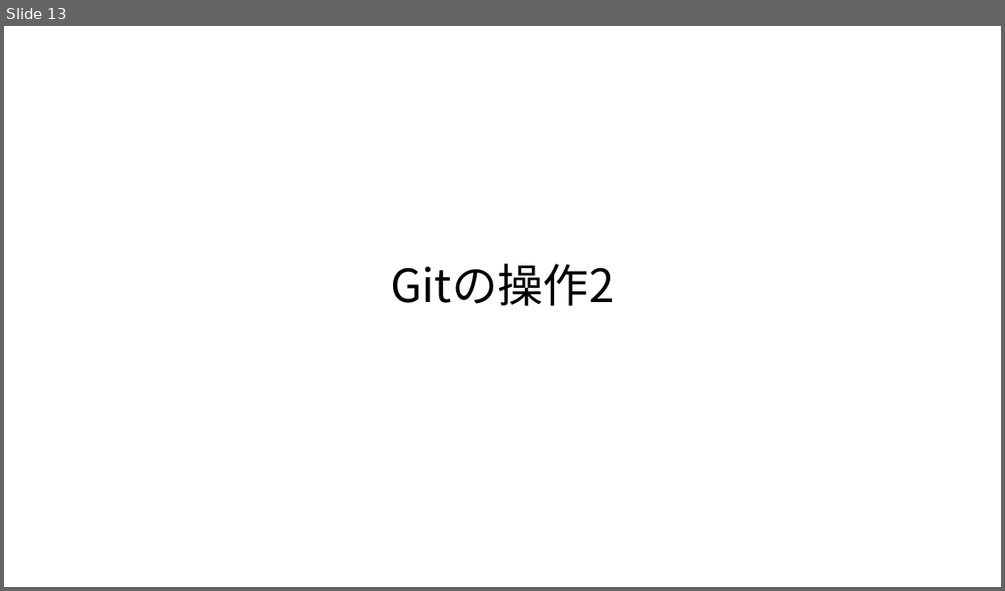
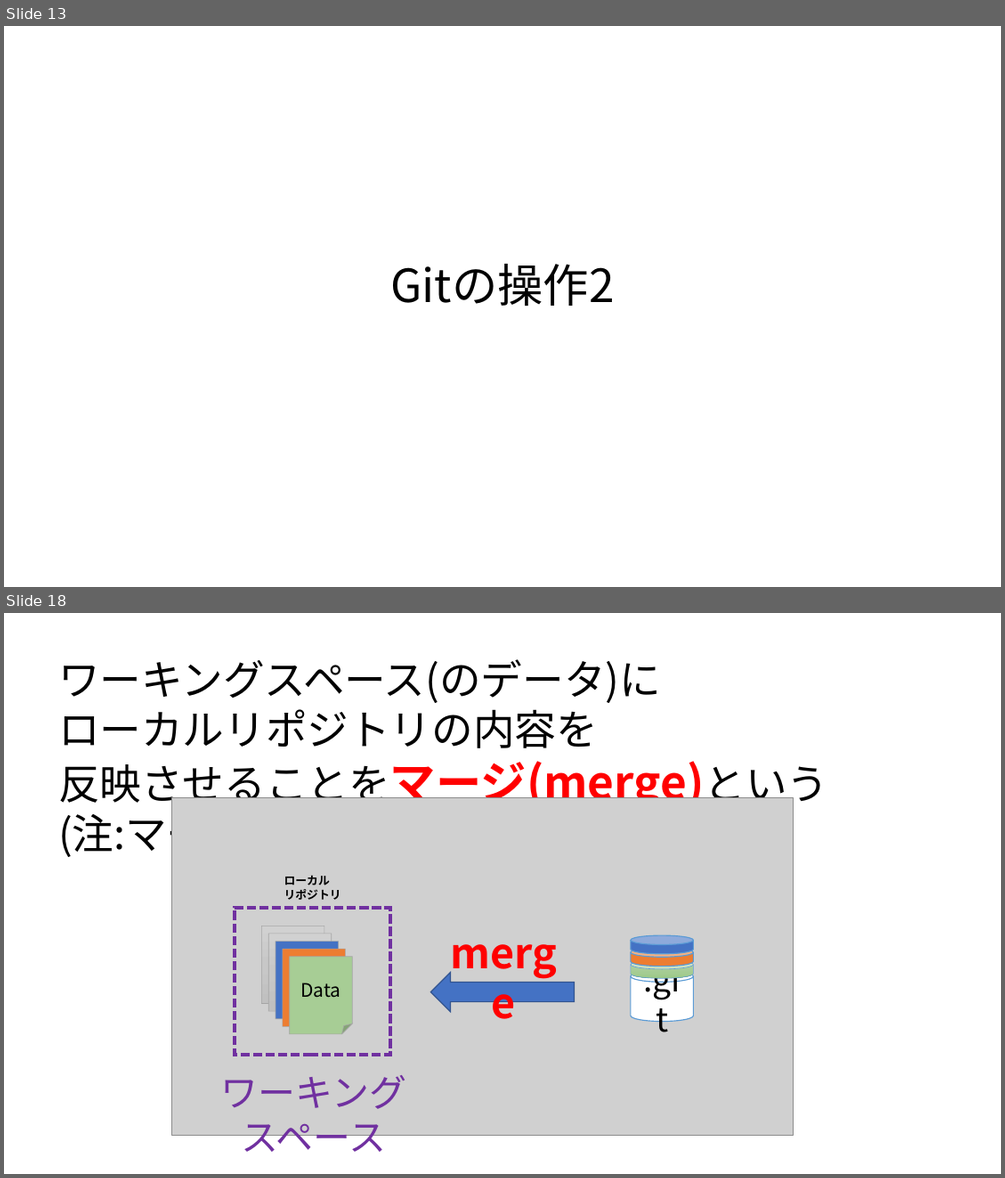
Before and after one commit to syalpon/master, a slide deck: git.pptx. Shown one above the other, each under a label of ours: slide 13 before the commit, slides 13 and 18 after it; the slides between them are not shown. The pictures are 1005x591 and 1005x1178 pixels, drawn with LibreOffice and Linux fonts; fonts in the diff are those of the drawing; grey boxes stand for pictures. Boxes give left, top, right and bottom in pixels: in the first picture for what was removed or moved away, otherwise in the second. Text is boxed around its words. In the diff, an @@ line names an element or a change of style, - is before the commit and + after.

```diff
--- a/git.pptx
+++ b/git.pptx
@@ slide 18 added at bbox=[4, 613, 1001, 1174], background #FFFFFF @@
@@ text added at bbox=[58, 659, 829, 860], 40 pt, text #000000 @@
+ワーキングスペース(のデータ)に
+ローカルリポジトリの内容を
+反映させることをマージ(merge)という
+(注:マージは他にもある)
@@ picture added at bbox=[171, 798, 793, 1135] @@
@@ text added at bbox=[284, 875, 341, 900], 11 pt, text #000000, bold @@
+ローカル
+リポジトリ
@@ rectangle added at bbox=[235, 908, 390, 1054], outline #7030A0 3 pt dashed @@
@@ folded corner added at bbox=[262, 925, 324, 1004], fill gradient #D2D2D2 to #C8C8C8 to #C0C0C0, outline #A5A5A5 0.5 pt, 18 pt, text #000000 @@
+Data1
@@ text added at bbox=[432, 924, 575, 981], 40 pt, text #FF0000, bold @@
+merge
@@ folded corner added at bbox=[268, 933, 332, 1012], fill gradient #D2D2D2 to #C8C8C8 to #C0C0C0, outline #A5A5A5 0.5 pt, 18 pt, text #000000 @@
+Data1
@@ folded corner added at bbox=[275, 941, 339, 1019], fill #4472C4, outline #A5A5A5 0.5 pt, 18 pt, text #2E75B6 @@
+Data1
@@ folded corner added at bbox=[283, 949, 346, 1027], fill #ED7D31, outline #A5A5A5 0.5 pt, 18 pt, text #000000 @@
+Data1
@@ folded corner added at bbox=[290, 957, 353, 1034], fill #A7CD95, outline #A5A5A5 0.5 pt, 18 pt, text #000000 @@
+Data
@@ cylinder added at bbox=[631, 948, 694, 966], fill #ED7D31, outline #5B9BD5 1 pt @@
@@ cylinder added at bbox=[631, 935, 694, 954], fill #4472C4, outline #5B9BD5 1 pt @@
@@ right arrow added at bbox=[431, 972, 574, 1012], fill #4472C4, outline #325491 1 pt @@
@@ cylinder added at bbox=[631, 971, 694, 1022], fill #FFFFFF, outline #5B9BD5 1 pt, 32 pt, text #000000 @@
+.git
@@ cylinder added at bbox=[631, 960, 694, 979], fill gradient #B5D5A7 to #AACE9A to #9CC987, outline #5B9BD5 0.5 pt @@
@@ text added at bbox=[221, 1075, 407, 1160], 36 pt, text #7030A0 @@
+ワーキング
+スペース
```
Also in this commit, not shown: 6 slides changed, 4 other slides added.
